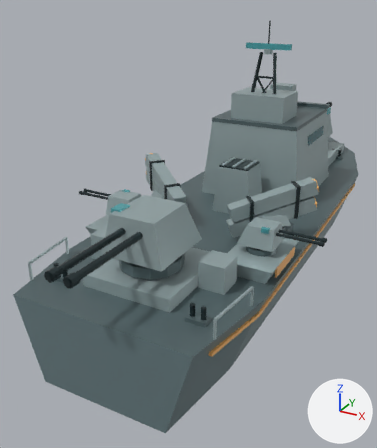
Before and after pictures for a commit that changed the FBX model Assets/_Game/Art/Models/TaskForce/ESC_STK_T3.fbx.
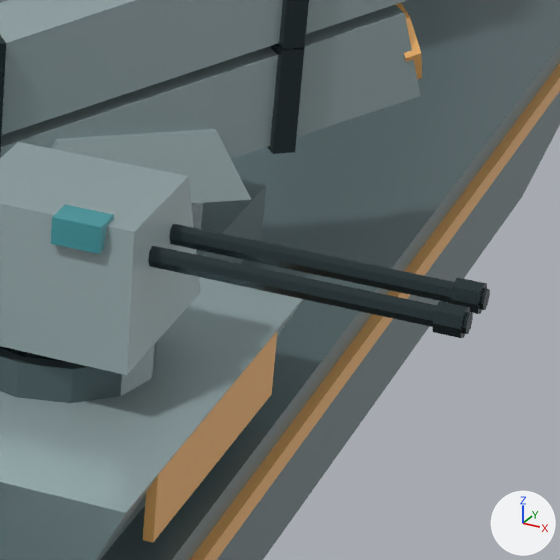
The first picture shows the older version from a 50 mm lens placed at (3.07, -8.05, 3.76), pointed at (-0.71, -1.18, 0.33). The close-ups show the older and then the newer version on the part from 67% to 90% of the width and 44% to 63% of the height of that picture. Only the edits that show in the close-ups are written down. The lights are fixed; the arrows at lower right show +X, +Y and +Z. Where no turn or scale is listed for an object, it has been applied to the vertices.

In view in the first close-up: 'BatteryDeckSponson.001', 'BatteryRolePanel.001', 'BroadsideGun_1Barrel0', 'BroadsideGun_1Barrel1', 'BroadsideGun_1Cupola', 'BroadsideGun_1Foundation', 'BroadsideGun_1MuzzleCollar0', 'BroadsideGun_1MuzzleCollar1', 'ContinuousHull.003', 'MissileBankStarboardFoundation.002', 'MissileBankStarboardShoe.002', 'MissileBankStarboardTube1.002', 'MissileBankStarboardTube2.001', 'RoleHullStripe1_1.003' and 7 more.
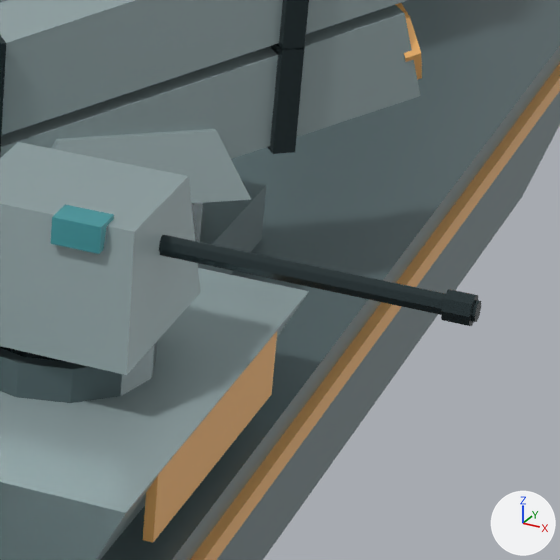
Location of each change, (x1, y1, x2, y2) in pixels of the close-ups (560 x 560 px):
'BroadsideGun_1Barrel0', moved
    before: (169, 224, 490, 310)
    after: (159, 235, 481, 322)
'BroadsideGun_1Barrel1', deleted
    before: (148, 246, 473, 334)
'BroadsideGun_1MuzzleCollar0', moved
    before: (450, 278, 487, 314)
    after: (441, 289, 478, 326)
'BroadsideGun_1MuzzleCollar1', deleted
    before: (432, 301, 470, 338)

The change, as a list of edits to the scene's bpy script:
```text
Remove ob_broadsidegun_1muzzlecollar1:
    ob_broadsidegun_1muzzlecollar1 = bpy.data.objects.new('BroadsideGun_1MuzzleCollar1', me_broadsidegun_1muzzlecollar1mesh)
    ob_broadsidegun_1muzzlecollar1.location = (1.782, -2.486, 1.097)
Remove ob_broadsidegun_1barrel1:
    ob_broadsidegun_1barrel1 = bpy.data.objects.new('BroadsideGun_1Barrel1', me_broadsidegun_1barrel1mesh)
    ob_broadsidegun_1barrel1.location = (1.502, -2.486, 1.097)
Change ob_broadsidegun_1barrel0:
    ob_broadsidegun_1barrel0.location: (1.502, -2.374, 1.097) -> (1.502, -2.43, 1.097)
Change ob_broadsidegun_1muzzlecollar0:
    ob_broadsidegun_1muzzlecollar0.location: (1.782, -2.374, 1.097) -> (1.782, -2.43, 1.097)
```
